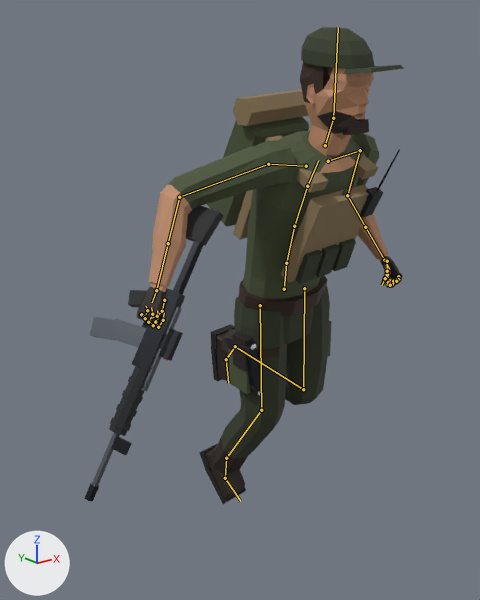
An edit to the glTF model output/survivors/jake_male.glb, drawn before and after from the same camera.
Before and after are seen from a camera (50 mm lens) standing at (-1.444, -1.571, 1.577) and looking at (-0.175, 0.016, 0.942). Lighting does not change. The marker at lower left points along +X, +Y and +Z. The picture after the commit comes second. Both versions are drawn at frame 6 of the action 'Melee_Run_Cycle'; the numbers are the values there. The bones that change, and the others that lie on the model, are drawn over the model as lines.

Objects in the first picture: 'Jake_Male_Backpack', 'Jake_Male_Body', 'Jake_Male_Holster_Pistol', 'Jake_Male_Weapon_m4'.
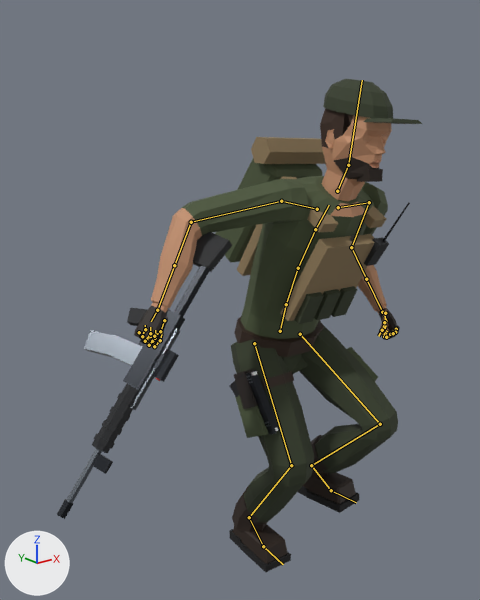
Where the change shows, as pixel boxes (x1, y1, x2, y2) in the pictures (480 x 600 px):
'Jake_Male_Body', posed (8% wider): before (137, 27, 404, 504); after (134, 79, 422, 572)
'Jake_Male_Weapon_m4', posed (27% wider): before (85, 205, 223, 502); after (57, 232, 232, 519)
'Jake_Male_Backpack', posed (9% wider, 9% shorter): before (207, 89, 309, 227); after (215, 137, 326, 263)
'Jake_Male_Holster_Pistol', posed (37% wider): before (225, 334, 262, 396); after (229, 370, 280, 434)
bone 'mixamorig:Hips', root to tip: before (284, 289) to (286, 263); after (280, 331) to (286, 304)
bone 'mixamorig:LeftUpLeg', root to tip: before (304, 288) to (303, 389); after (300, 334) to (380, 424)
bone 'mixamorig:LeftLeg', root to tip: before (303, 389) to (235, 346); after (380, 424) to (311, 465)
bone 'mixamorig:LeftFoot', root to tip: before (235, 346) to (226, 359); after (311, 465) to (331, 490)
bone 'mixamorig:LeftToeBase', root to tip: before (226, 359) to (228, 383); after (331, 490) to (356, 502)
bone 'mixamorig:RightUpLeg', root to tip: before (260, 305) to (261, 410); after (254, 343) to (291, 465)
bone 'mixamorig:RightLeg', root to tip: before (261, 410) to (226, 458); after (291, 465) to (249, 517)
bone 'mixamorig:RightFoot', root to tip: before (226, 458) to (225, 478); after (249, 517) to (263, 546)
bone 'mixamorig:RightToeBase', root to tip: before (225, 478) to (240, 501); after (263, 546) to (283, 564)
bone 'mixamorig:LeftForeArm', root to tip: before (347, 195) to (365, 227); after (351, 247) to (366, 279)

The edits, one by one:
Bone 'mixamorig:Hips' (bone_mixamorig_hips) moves from (0.022, 0.0, -0.024) to (-0.014, -0.136, -0.007).
Bone 'mixamorig:Hips' (bone_mixamorig_hips) turns from (15, 0, 6) to (15, 0, -3) degrees about its own x, y and z.
Bone 'mixamorig:LeftUpLeg' (bone_mixamorig_leftupleg) turns from (10, 0, 0) to (69, -3, 13) degrees about its own x, y and z.
Bone 'mixamorig:LeftLeg' (bone_mixamorig_leftleg) turns from (-89, 0, 0) to (-96, -10, -9) degrees about its own x, y and z.
Bone 'mixamorig:LeftFoot' (bone_mixamorig_leftfoot) turns from (-1, 0, 0) to (47, -3, 4) degrees about its own x, y and z.
Bone 'mixamorig:LeftToeBase' (bone_mixamorig_lefttoebase) turns from (8, 0, 0) to (1, 0, 0) degrees about its own x, y and z.
Bone 'mixamorig:RightUpLeg' (bone_mixamorig_rightupleg) turns from (10, 0, 0) to (43, 0, 1) degrees about its own x, y and z.
Bone 'mixamorig:RightLeg' (bone_mixamorig_rightleg) turns from (-29, 0, 0) to (-60, 2, 4) degrees about its own x, y and z.
Bone 'mixamorig:RightFoot' (bone_mixamorig_rightfoot) turns from (-32, 0, 0) to (32, 3, -4) degrees about its own x, y and z.
Bone 'mixamorig:RightToeBase' (bone_mixamorig_righttoebase) turns from (36, 0, 0) to (1, 0, 0) degrees about its own x, y and z.
Bone 'mixamorig:LeftForeArm' (bone_mixamorig_leftforearm) turns from (0, 0, -84) to (0, 0, -86) degrees about its own x, y and z.
